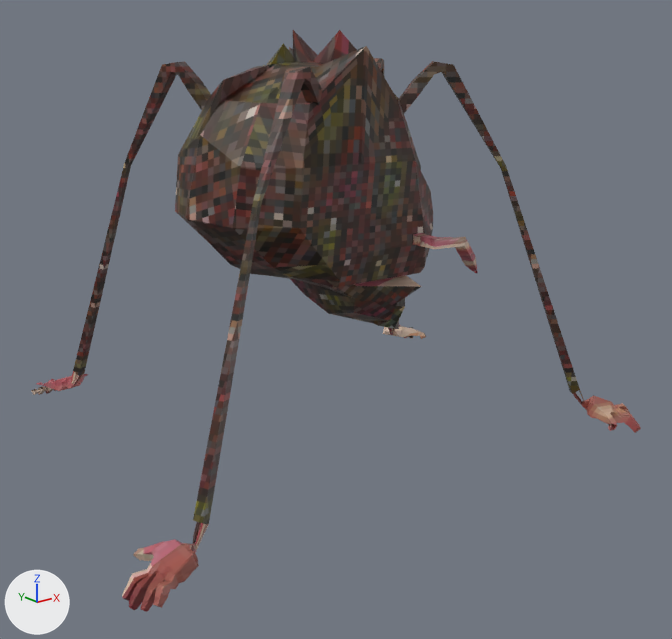
Before and after pictures for a commit that changed the FBX model Hayes_Ethan_collab/Assets/Models/Enemies/Spider/spider.fbx.
The view is the same before and after, from a camera (50 mm lens) standing at (-45.6, -65.7, 36.6) and looking at (6.8, -0.3, 10.4). The lights are fixed; the arrows at lower left show +X, +Y and +Z.

Before the edit, the objects in view are built like this:
```python
me_cone = bpy.data.meshes.new('Cone')
me_cone.from_pydata(...)  # 1305 vertices, 1267 faces; spans x -1.54..2.37, y -1.29..2.04, z -3.24..-0.16
# faces by material slot: [866, 383, 18]
me_cone.materials.append(mat_mouth)  # picture img_collar_png
me_cone.materials.append(mat_skull)  # picture img_spider_meta_png
me_cone.materials.append(mat_eyeball)  # picture img_eyeballs_png
ob_mesh = bpy.data.objects.new('Mesh', me_cone)
ob_mesh.location = (-0.9, -1.1, 38.5)
ob_mesh.scale = (14.0, 14.0, 12.2)
```
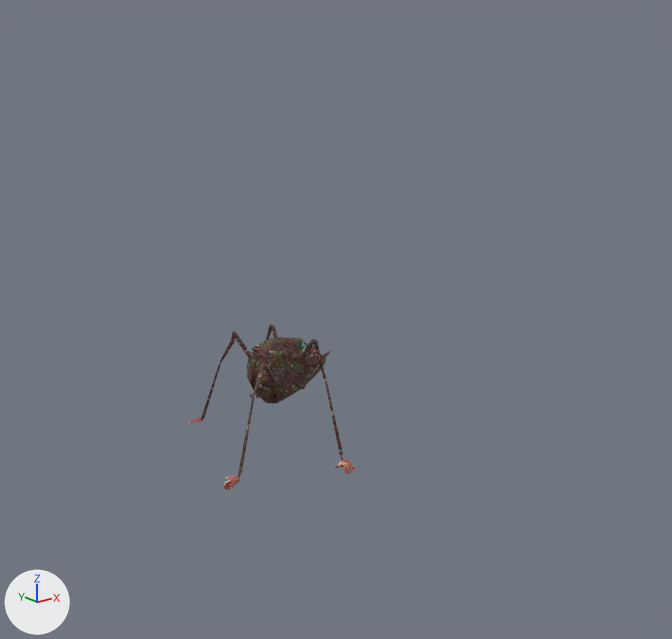
Boxes [x1, y1, x2, y2] around the edits, measured in the pictures (672 x 639 px):
'Mesh', reshaped, moved, turned, rescaled
    before: [31, 30, 641, 612]
    after: [188, 324, 355, 490]
part 1 of me_cone, deleted (brown)
    before: [399, 61, 641, 433]
part 2 of me_cone, deleted (brown)
    before: [122, 66, 322, 612]
part 3 of me_cone, deleted (beige)
    before: [374, 58, 426, 339]
part 4 of me_cone, deleted (brown)
    before: [31, 62, 211, 395]
part 5 of me_cone, built on
    before: [413, 233, 478, 273]
    after: [188, 324, 355, 490]
part 6 of me_cone, recoloured
    before: [416, 234, 478, 272]
    after: [310, 351, 330, 368]

What the commit changed:
me_cone is used by ob_mesh; location (-0.9, -1.1, 38.5); scale (14.0, 14.0, 12.2).
me_cone had 1305 vertices, 1267 faces and spanned x -1.54..2.37, y -1.29..2.04, z -3.24..-0.16.
me_cone now has 1313 vertices, 1317 faces and spans x -2.59..1.26, y -2.46..2.57, z -3.26..0.21.
me_cone part 1: the loose piece of 248 vertices spanning x 0.56..2.28, y -1.29..-0.05, z -3.24..-0.38 is deleted.
me_cone part 2: the loose piece of 248 vertices spanning x -1.54..0.35, y -1.09..-0.22, z -3.24..-0.38 is deleted.
me_cone part 3: the loose piece of 248 vertices spanning x 0.76..2.37, y 0.0..1.39, z -3.24..-0.38 is deleted.
me_cone part 4: the loose piece of 248 vertices spanning x -0.88..0.02, y 0.15..2.04, z -3.24..-0.38 is deleted.
me_cone part 5: 11 vertices removed from x 0.71..1.25, y -0.69..0.57, z -1.92..-1.55; 1011 vertices added at x -2.59..1.26, y -2.46..2.57, z -3.26..0.21.
me_cone part 6: 24 faces spanning x 0.71..1.26, y -0.71..0.84, z -1.93..-1.55 switch from mat_mouth (picture img_collar_png) to mat_skull (picture img_spider_meta_png).
Object 'Mesh' (ob_mesh) moves from (-0.9, -1.1, 38.5) to (-3.6, -0.3, 8.3).
Object 'Mesh' (ob_mesh) turns from (0, 0, 0) to (0.8, -54, -1.8) degrees about x, y and z.
Object 'Mesh' (ob_mesh) is rescaled from (14.0, 14.0, 12.2) to (3.83, 3.83, 3.32).
